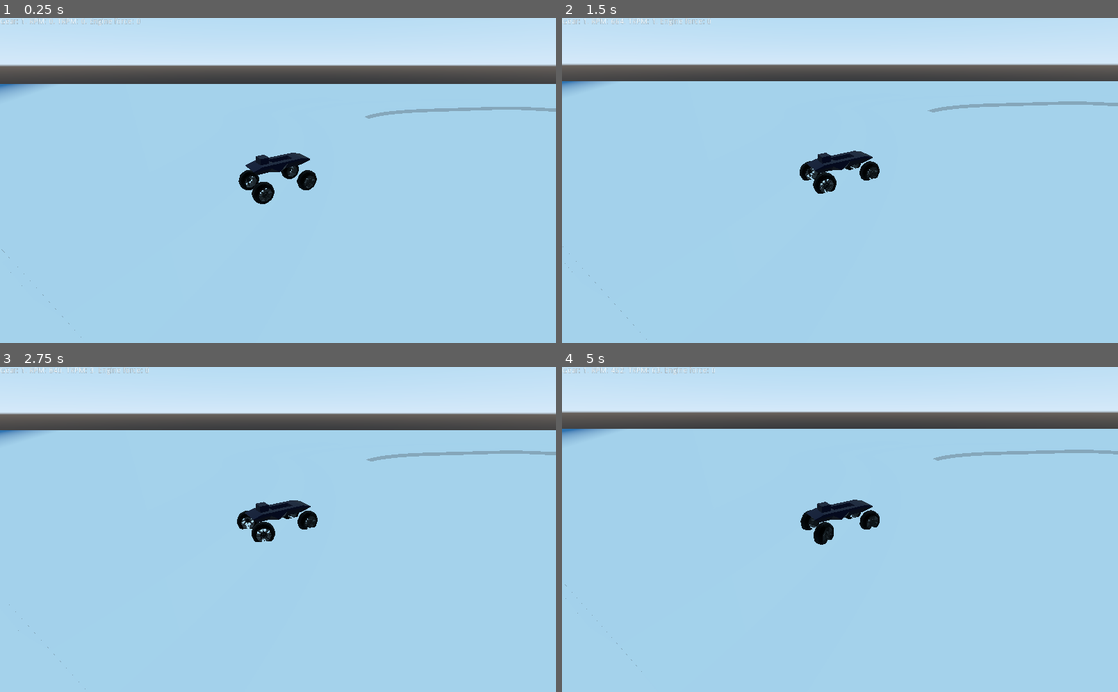
Above: before the commit, frames 1-4 (two rows, left to right).
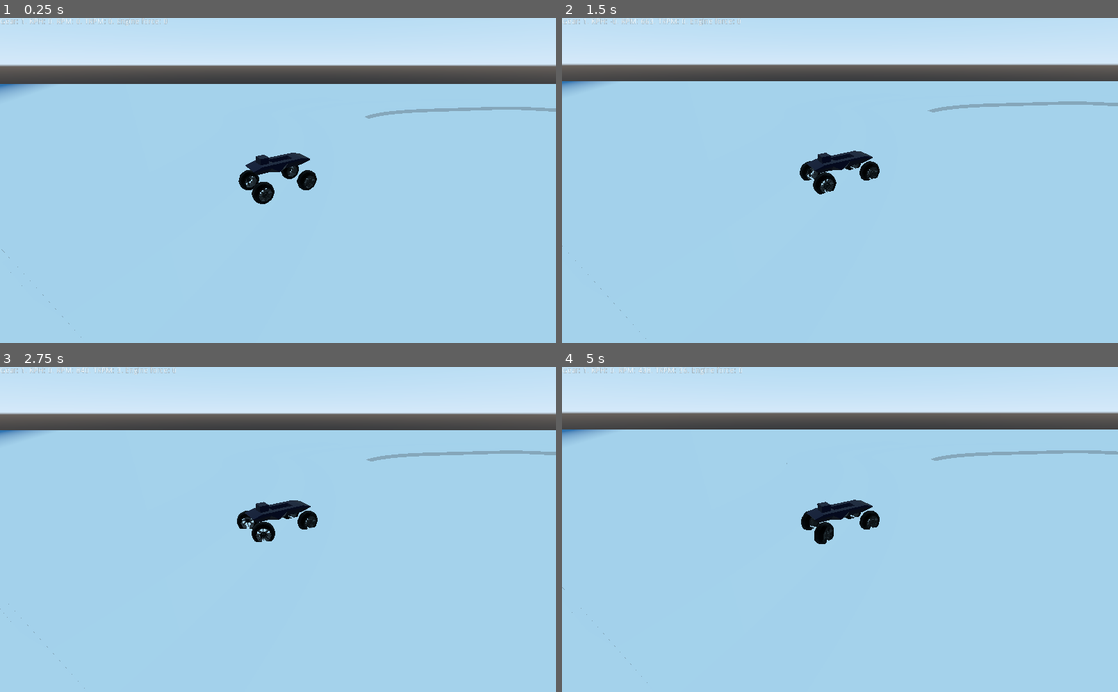
Above: after the commit, the same moments.

Repository: esensar/bugged-racing
Game: Godot game, scene res://scenes/test_level.tscn
The game is run twice, just before and just after one commit, with the same random seed, the same clock (stepped at 60 frames per second) and the same inputs. The project has no main scene, so this scene is started directly. The engine's default icon, where the game draws it, is replaced by a stand-in: a white triangle on a blue panel in a dark square.
Inputs:
- Up to frame 1 (0.25 s): no input
- Up to frame 2 (1.5 s): hold D (steer_right) 0.53-1.28 s; hold C (clutch) 0.53-1.28 s; hold S (brake) from 1.28 s (still down); tap W (throttle) at 1.35 s
- Up to frame 3 (2.75 s): release S (brake) at 2.03 s; hold D (steer_right) from 2.03 s (still down); hold C (clutch) from 2.03 s (still down)
- Up to frame 4 (5 s): release D (steer_right) at 2.78 s; release C (clutch) at 2.78 s; hold Shift (gear_up) 2.78-3.53 s; tap W (throttle) at 2.85, 4.35 s; hold C (clutch) 3.53-4.28 s; hold A (steer_left) from 3.53 s (still down)

The runs differ from the first frame. In frame 1, 0.1% of the frame differs, in the area x 5-31%, y 0-3%; in frame 2, 0.2%; in frame 3, 0.2%; in frame 4, 1.1%, in the area x 0-100%, y 0-98%.

Commit message:
Implement easier steering

Diff:
--- a/scenes/test_level.tscn
+++ b/scenes/test_level.tscn
@@ -35,6 +35,7 @@
 [node name="buggy" parent="." instance=ExtResource( 1 )]
 transform = Transform( 1.00456, 0, 0, 0, 1.00456, 0, 0, 0, 1.00456, -38.0928, 1.38435, -0.0872202 )
 mass = 250.0
+STEER_SPEED = 1.5
 
 [node name="camera" type="Camera" parent="."]
 transform = Transform( 1, 0, 0, 0, 1, 0, 0, 0, 1, 0, 5.88022, 23.0639 )
--- a/vehicles/buggy.gd
+++ b/vehicles/buggy.gd
@@ -1,11 +1,20 @@
 extends VehicleBody
 
-const STEER_SPEED = 1.5
-const STEER_LIMIT = 0.4
+export (float) var MAX_STEER_ANGLE = 25
+export (float) var SPEED_STEER_ANGLE = 10
+export (float) var MAX_STEER_SPEED = 100.0
+export (float) var MAX_STEER_INPUT = 80.0
+export (float) var STEER_SPEED = 1.0
 
-var steer_target = 0
+onready var max_steer_angle_rad: float = deg2rad(MAX_STEER_ANGLE)
+onready var speed_steer_angle_rad: float = deg2rad(SPEED_STEER_ANGLE)
+onready var max_steer_input_rad: float = deg2rad(MAX_STEER_INPUT)
+export (Curve) var steer_curve = null
 
-export (float) var MAX_ENGINE_FORCE = 100.0
+var steer_target = 0.0
+var steer_angle = 0.0
+
+export (float) var MAX_ENGINE_FORCE = 50.0
 export (float) var MAX_BRAKE_FORCE = 50.0
 export (float) var THROTTLE_POWER = 10000.0
 export (float) var MAX_RPM_LOSS_PS = 3000.0
@@ -16,7 +25,7 @@
 export (float) var max_rpm = 7000
 export (float) var min_rpm = 900
 export (float) var gear_switch_time = 0.2
-export (Curve) var power_curve
+export (Curve) var power_curve = null
 
 var clutch_position: float = 0.0
 var rpm = 0
@@ -104,9 +113,19 @@
 	rrwheel.brake = handbrake * MAX_BRAKE_FORCE / 2
 	rlwheel.brake = handbrake * MAX_BRAKE_FORCE / 2
 
-	$Info.text = "Gear: %d, RPM: %.0f, TRPM: %.0f, Engine force: %.0f" % [ gear, rpm, transmission_rpm, engine_force ]
+	var speed = wheel_rpm * 2.0 * PI * rrwheel.wheel_radius / 60.0 * 3600.0 / 1000.0
+	$Info.text = "Gear: %d, KPH: %.0f, RPM: %.0f, TRPM: %.0f, Engine force: %.0f" % [ gear, speed, rpm, transmission_rpm, engine_force ]
 
-	steer_target = Input.get_action_strength("steer_left") - Input.get_action_strength("steer_right")
-	steer_target *= STEER_LIMIT
+	var steering_input = Input.get_action_strength("steer_left") - Input.get_action_strength("steer_right")
+	if abs(steering_input) < 0.05:
+		steering_input = 0.0
+	elif steer_curve:
+		if steering_input < 0.0:
+			steering_input = -steer_curve.interpolate_baked(-steering_input)
+		else:
+			steering_input = steer_curve.interpolate_baked(steering_input)
 
-	steering = move_toward(steering, steer_target, STEER_SPEED * delta)
+	var steer_speed_factor = clamp(speed / MAX_STEER_SPEED, 0.0, 1.0)
+
+	steer_angle = steering_input * lerp(max_steer_angle_rad, speed_steer_angle_rad, steer_speed_factor)
+	steering = steer_angle
--- a/vehicles/buggy.tscn
+++ b/vehicles/buggy.tscn
@@ -11,6 +11,7 @@
 
 [node name="buggy" instance=ExtResource( 1 )]
 script = ExtResource( 3 )
+STEER_SPEED = 1.5
 power_curve = SubResource( 2 )
 
 [node name="chassis" parent="." index="0"]
--- a/vehicles/buggy_test.tscn
+++ b/vehicles/buggy_test.tscn
@@ -8,6 +8,7 @@
 data = PoolVector3Array( -1, 1, 1, 1, 1, 1, -1, -1, 1, 1, 1, 1, 1, -1, 1, -1, -1, 1, 1, 1, -1, -1, 1, -1, 1, -1, -1, -1 …(284 unchanged characters)…
 
 [node name="buggy" instance=ExtResource( 1 )]
+STEER_SPEED = 1.5
 
 [node name="Camera" type="Camera" parent="." index="7"]
 transform = Transform( -0.0903024, 0, -0.995914, 0, 1, 0, 0.995914, 0, -0.0903024, -3.4904, 1.22508, 0 )
